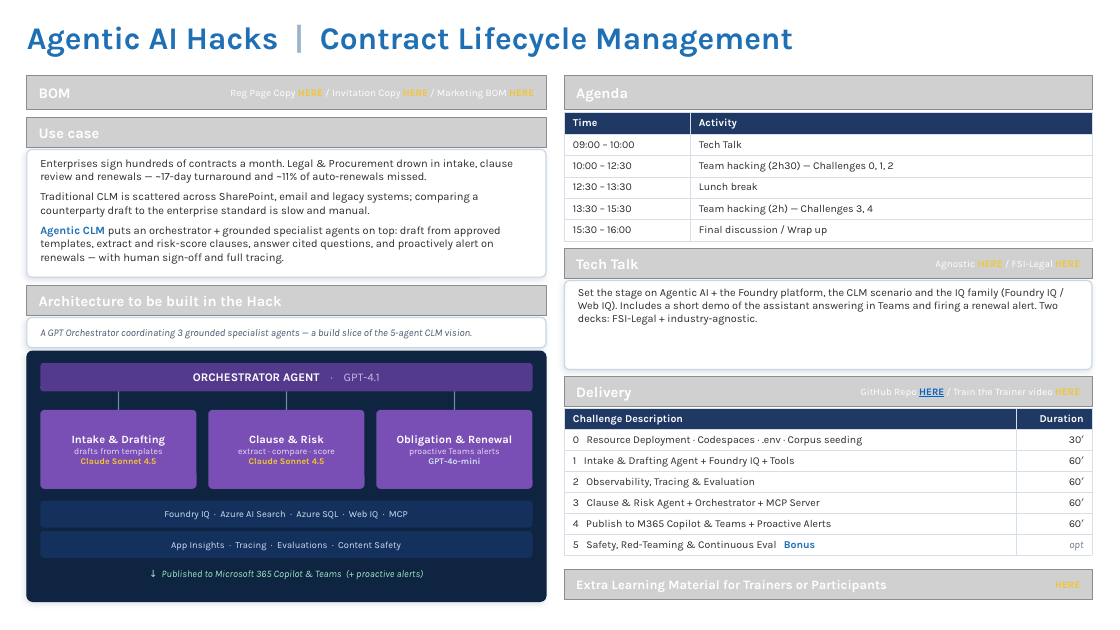
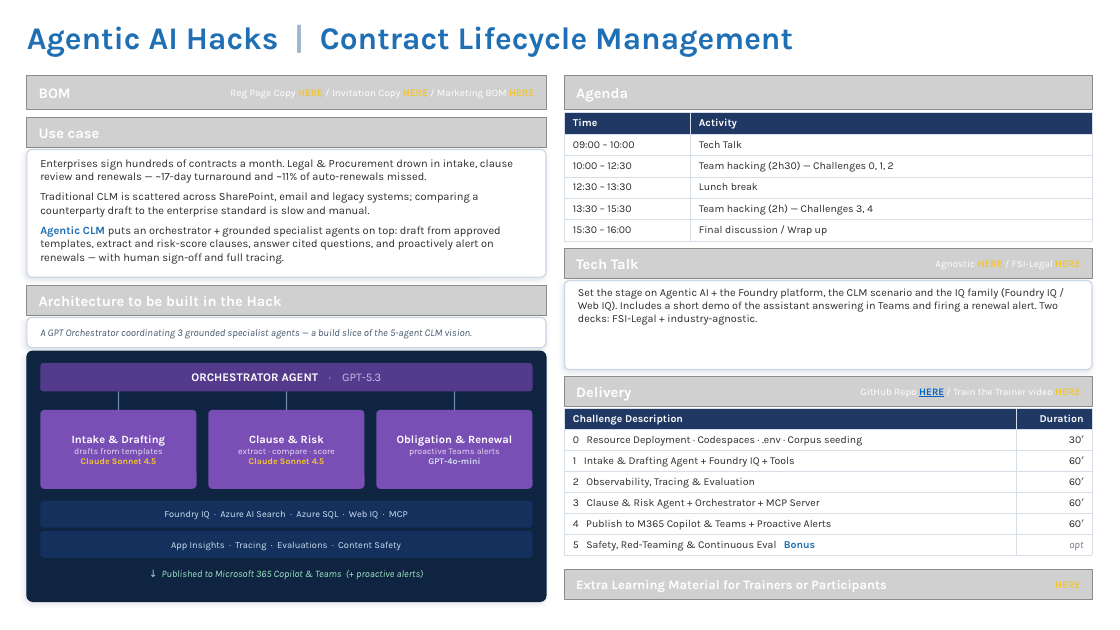
Before and after one commit to glejdis/microhack-aiagents, a slide deck: slide 1 of docs/marketing/CLM-Microhack-BOM.pptx. Drawn at 1120x630 pixels with LibreOffice and Linux fonts; fonts in the diff are those of the drawing; grey boxes stand for pictures; background and template pictures are left out. Boxes give left, top, right and bottom in pixels: in the first picture for what was removed or moved away, otherwise in the second. Text is boxed around its words. In the diff, an @@ line names an element or a change of style, - is before the commit and + after.

```diff
--- a/docs/marketing/CLM-Microhack-BOM.pptx
+++ b/docs/marketing/CLM-Microhack-BOM.pptx
@@ text at bbox=[191, 373, 381, 381]: text changed @@
-ORCHESTRATOR AGENT · GPT-4.1
+ORCHESTRATOR AGENT · GPT-5.3
```
